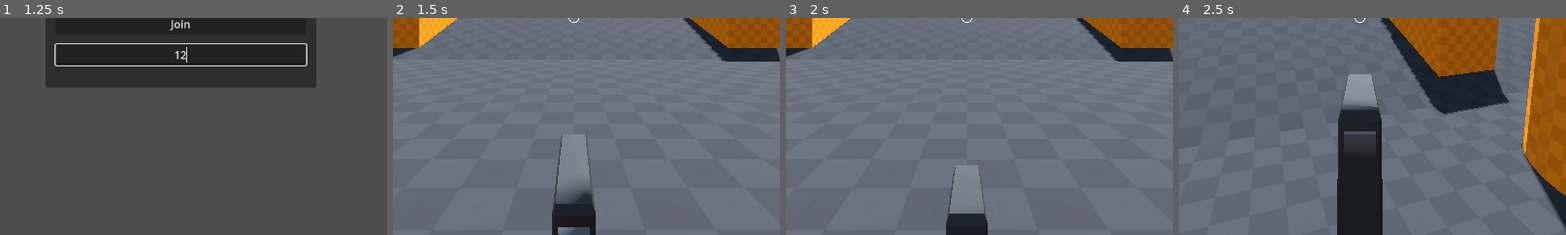
Above: before the commit, frames 1-4 (left to right).
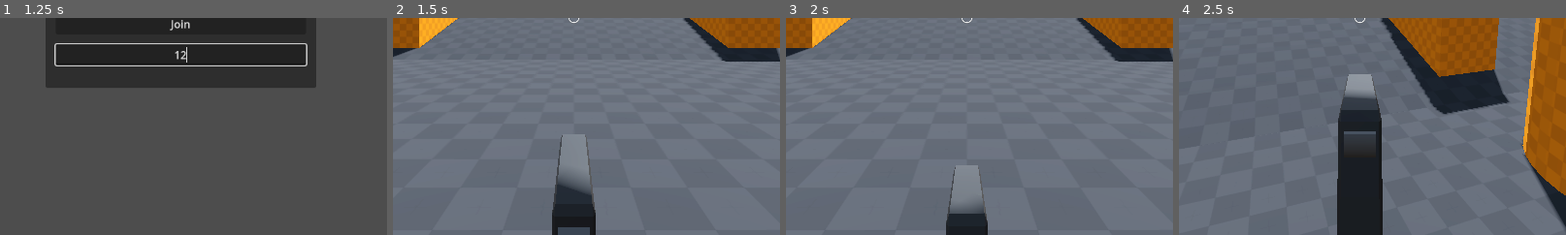
Above: after the commit, the same moments.

Repository: TwoBloodySpoons/blood-for-blood
Game: Godot game, scene res://world.tscn
Same seed, same stepped clock (60 frames per second), same inputs: the game is played once before the commit and once after it.
Inputs (mouse positions are % of the whole screen's width and height, from its top left):
- Up to frame 1 (1.25 s): click (50, 59) at 0.52 s; type "12" at 0.6 s
- Up to frame 2 (1.5 s): click "Host" at 1.25 s
- Up to frame 3 (2 s): no input
- Up to frame 4 (2.5 s): tap Enter (ui_accept) at 2, 2.27 s; move the mouse to (55, 50) at 2.02 s; hold E (up) from 2.03 s (still down); click (55, 50) at 2.1 s
The pictures show only the part of the screen within x 27-77%, y 50-100%; the shares and areas given below are measured in that part.

Frame 1 is identical in both runs. In frame 2, 0.8% of the frame differs, in the area x 42-49%, y 71-100%; in frame 3, 0.3%; in frame 4, 0.6%.

Commit message:
Update player.tscn

Diff:
--- a/player.tscn
+++ b/player.tscn
@@ -90,6 +90,18 @@
 "update": 0,
 "values": [Vector3(0, -0.4, -0.5), Vector3(0.05, -0.223, -0.5), Vector3(0, -0.4, -0.5), Vector3(-0.05, -0.231, -0.5)]
 }
+tracks/1/type = "value"
+tracks/1/imported = false
+tracks/1/enabled = true
+tracks/1/path = NodePath("MeshInstance3D:rotation")
+tracks/1/interp = 1
+tracks/1/loop_wrap = true
+tracks/1/keys = {
+"times": PackedFloat32Array(0, 0.5),
+"transitions": PackedFloat32Array(-2, -2),
+"update": 0,
+"values": [Vector3(-0.139626, 0, 0), Vector3(-0.0523599, 0, 0)]
+}
 
 [sub_resource type="Animation" id="Animation_ia4lj"]
 length = 0.001
@@ -116,6 +128,42 @@
 "transitions": PackedFloat32Array(1),
 "update": 0,
 "values": [Vector3(0, 0, 0)]
+}
+tracks/2/type = "rotation_3d"
+tracks/2/imported = false
+tracks/2/enabled = true
+tracks/2/path = NodePath("MeshInstance3D")
+tracks/2/interp = 1
+tracks/2/loop_wrap = true
+tracks/2/keys = PackedFloat32Array()
+tracks/3/type = "value"
+tracks/3/imported = false
+tracks/3/enabled = true
+tracks/3/path = NodePath("MeshInstance3D:rotation")
+tracks/3/interp = 1
+tracks/3/loop_wrap = true
+tracks/3/keys = {
+"times": PackedFloat32Array(0),
+"transitions": PackedFloat32Array(1),
+"update": 0,
+"values": [Vector3(-0.116937, 0, 0)]
+}
+
+[sub_resource type="Animation" id="Animation_34bvq"]
+resource_name = "moveforward"
+length = 0.7
+loop_mode = 1
+tracks/0/type = "value"
+tracks/0/imported = false
+tracks/0/enabled = true
+tracks/0/path = NodePath("MeshInstance3D:rotation")
+tracks/0/interp = 1
+tracks/0/loop_wrap = true
+tracks/0/keys = {
+"times": PackedFloat32Array(0, 0.5),
+"transitions": PackedFloat32Array(-2, -2),
+"update": 0,
+"values": [Vector3(0, 0, 0), Vector3(-0.10472, 0, 0)]
 }
 
 [sub_resource type="Animation" id="Animation_5lur8"]
@@ -151,6 +199,7 @@
 "Idle": SubResource("Animation_wvi0e"),
 "Move": SubResource("Animation_b8gpg"),
 "RESET": SubResource("Animation_ia4lj"),
+"moveforward": SubResource("Animation_34bvq"),
 "shoot": SubResource("Animation_5lur8")
 }
 
@@ -173,7 +222,7 @@
 script = ExtResource("1_qpqix")
 
 [node name="MeshInstance3D" type="MeshInstance3D" parent="."]
-transform = Transform3D(0.9, 0, 0, 0, 1, 0, 0, 0, 1, 0, 1, 0)
+transform = Transform3D(0.9, 0, 0, 0, 0.993171, 0.116671, 0, -0.116671, 0.993171, 0, 1, 0)
 mesh = SubResource("CapsuleMesh_pibml")
 surface_material_override/0 = SubResource("StandardMaterial3D_7wk46")
 
Not shown: 1 places in player.tscn that only renumber resources
